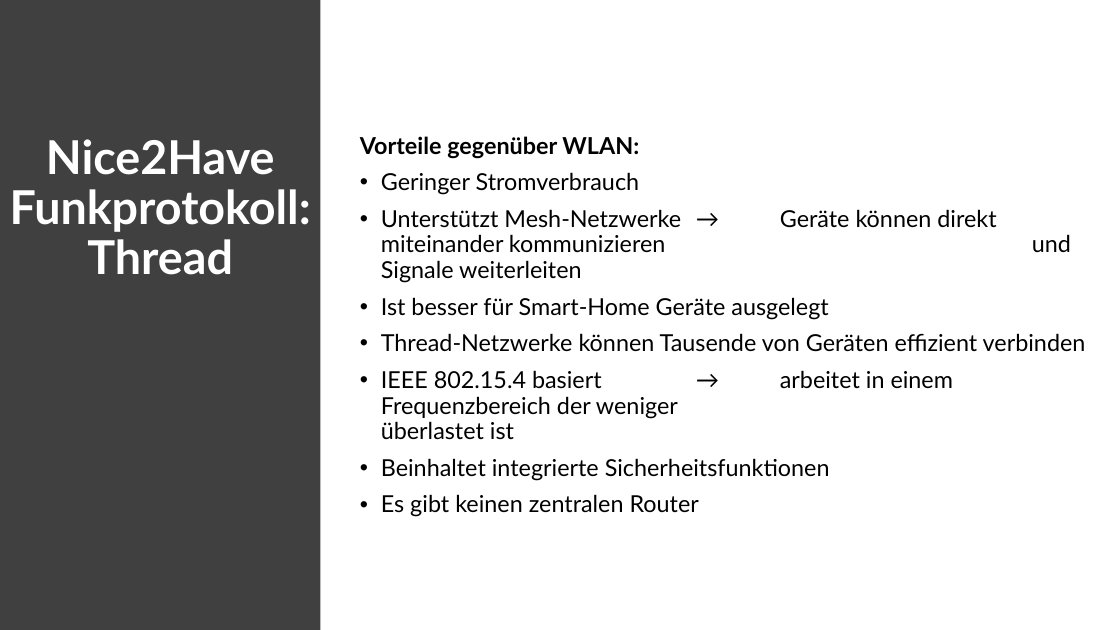
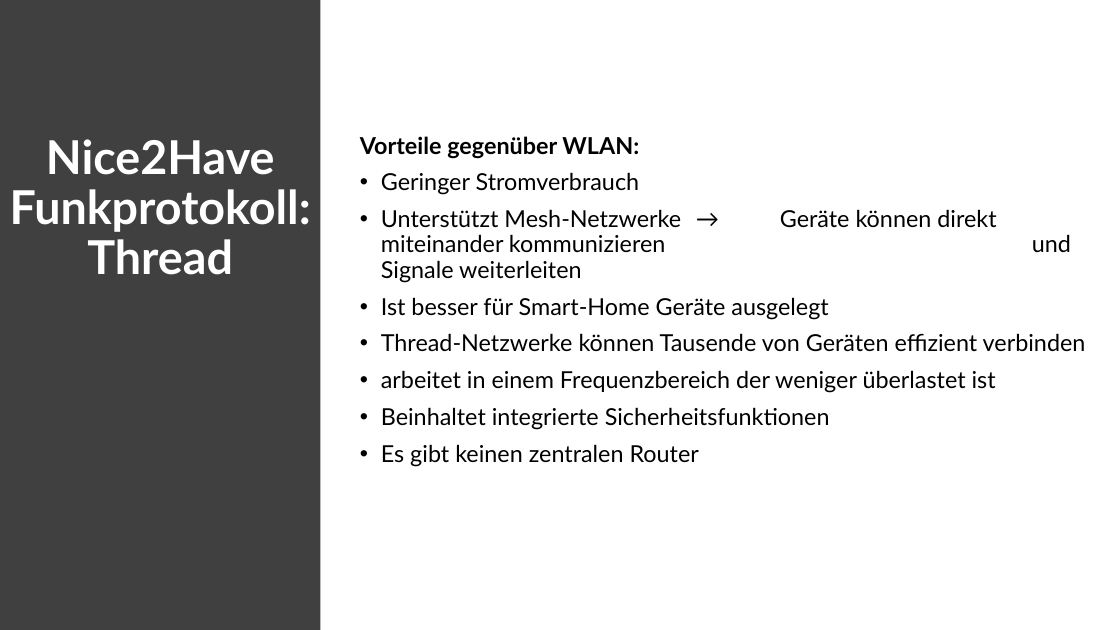
Before and after one commit to EatingJan1/Wetterstation-Bulme-Werkstaetten-Projekt-2024-2025, a slide deck: slide 7 of Vorstellung.pptx. Drawn at 1120x630 pixels with LibreOffice and Linux fonts; fonts in the diff are those of the drawing. Boxes give left, top, right and bottom in pixels: in the first picture for what was removed or moved away, otherwise in the second. Text is boxed around its words. In the diff, an @@ line names an element or a change of style, - is before the commit and + after.

```diff
--- a/Vorstellung.pptx
+++ b/Vorstellung.pptx
@@ text at (381,370,996,393): text changed @@
-• IEEE 802.15.4 basiert → arbeitet in einem Frequenzbereich der weniger überlastet ist
+• arbeitet in einem Frequenzbereich der weniger überlastet ist
```
Also in this commit, not shown: 4 other slides changed.
